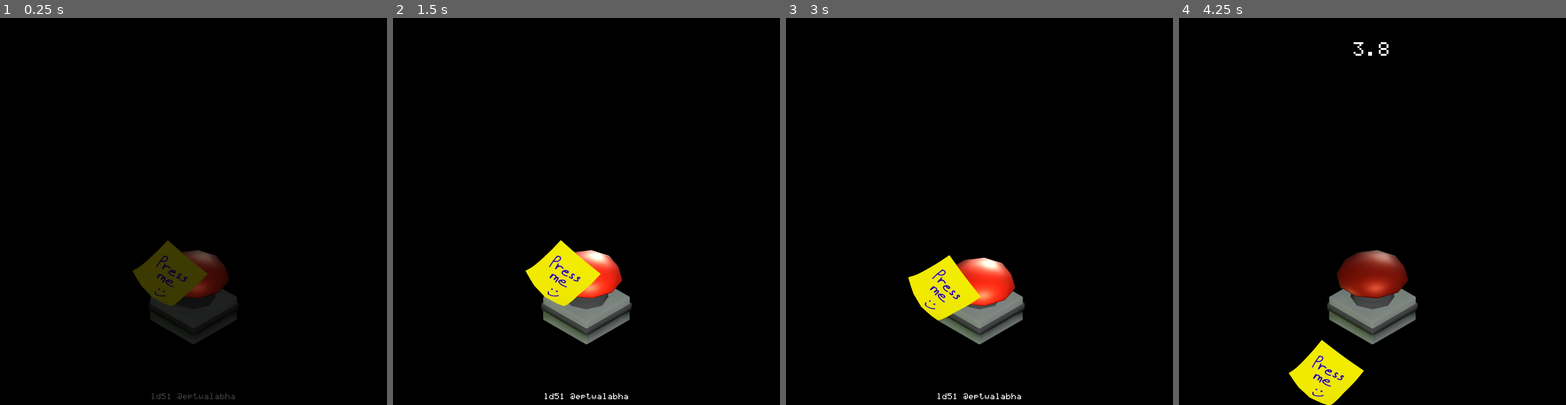
Above: before the commit, frames 1-4 (left to right).
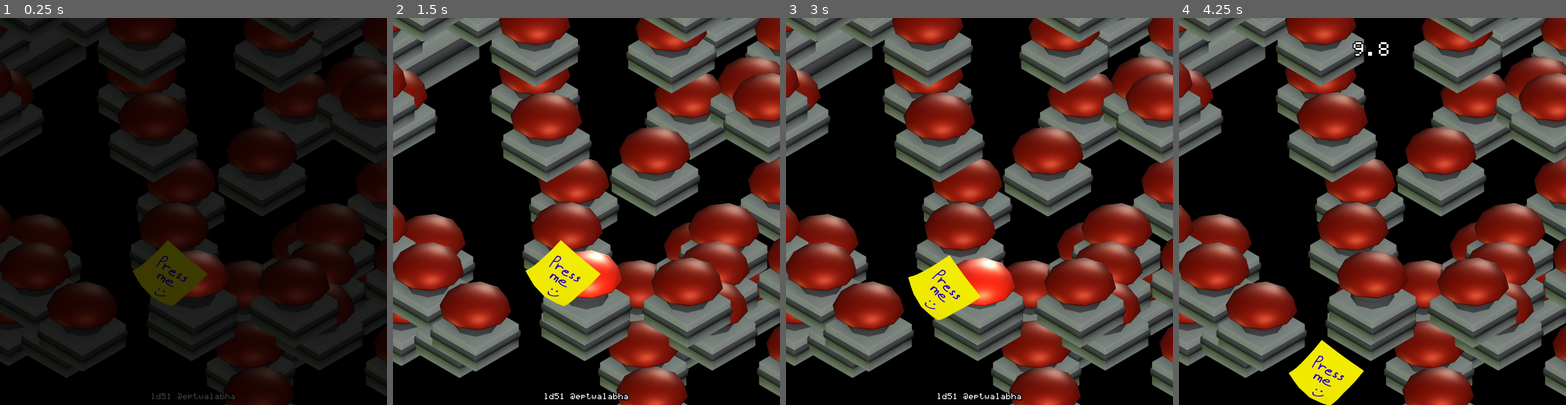
Above: after the commit, the same moments.

Repository: Eptwalabha/ld51
Game: Godot game, scene res://scenes/Game.tscn
Same seed, same stepped clock (60 frames per second), same inputs: the game is played once before the commit and once after it.
Inputs (mouse positions are in pixels of both pictures, inside the frame that each line leads up to):
- Up to frame 1 (0.25 s): no input
- Up to frame 2 (1.5 s): drag from (586, 308) to (625, 126) at 0.52 s; tap Enter at 1.25 s; drag from (586, 308) to (567, 288) at 1.27 s
- Up to frame 3 (3 s): tap Space at 2 s; move the mouse to (1018, 126) at 2.02 s; press the mouse at (1018, 126) at 2.03 s; release the mouse at (1018, 126) at 2.75 s; tap Enter at 2.75 s; drag from (960, 288) to (863, 153) at 2.77 s
- Up to frame 4 (4.25 s): move the mouse to (1488, 269) at 3.52 s; press the mouse at (1488, 269) at 3.53 s

The runs differ from the first frame. In frame 1, 43% of the frame differs, in the area x 0-100%, y 0-100%; in frame 2, 61%; in frame 3, 62%; in frame 4, 62%.
Error after the commit: Attempt to call function 'stop' in base 'null instance' on a null instance. (res://scenes/Game.gd:130)

Commit message:
fix TOO_SOON light up too soon

Diff:
--- a/scenes/Game.gd
+++ b/scenes/Game.gd
@@ -16,6 +16,7 @@
 onready var fade : Fade = $"%Fade"
 onready var eptwalabha : Label = $"%Eptwalabha"
 onready var powerArea : PowerArea = $BG/PowerArea
+onready var timer : Timer = $Timer
 
 export(Curve) var shrink_curve
 export(float) var duration : float = 10.0
@@ -24,9 +25,9 @@
 enum LEVEL {
 	NOTHING,
 	INTRO,
+#	FALLING_OBJECT,
+
 	TP_RANDOM,
-	FALLING_OBJECT,
-
 	INTRO2,
 	RANDOM_SHRINK_BOUNCE,
 	RANDOM_BOUNCE,
@@ -94,7 +95,7 @@
 	buzzer.global_position = next_position
 
 func start_random_timer() -> void:
-	$Random.start(randf() * 1.5 + .5)
+	timer.start(randf() * 1.5 + .5)
 
 func update_count_down() -> void:
 	if remaining <= 0.0 or game_over:
@@ -144,7 +145,7 @@
 		LEVEL.IN_THE_DARK:
 			buzzer.in_the_dark()
 		LEVEL.LIGHT_TOO_SOON:
-			$Timer.start(2.0)
+			timer.start(duration - 1.0)
 		LEVEL.NEED_POWER:
 			new_buzzer_position = Vector2(150, 650)
 			buzzer.display_led = true
@@ -250,6 +251,13 @@
 	match press_count:
 		LEVEL.LIGHT_TOO_SOON:
 			buzzer.turn_light(true)
+		LEVEL.RANDOM_BOUNCE, LEVEL.RANDOM_SHRINK_BOUNCE:
+			bouncing_direction = random_direction()
+			start_random_timer()
+		LEVEL.TP_RANDOM:
+			buzzer.global_position = random_position()
+			if remaining >= 1.0:
+				start_random_timer()
 
 func _on_Buzzer_hidden_in_the_dark() -> void:
 	match press_count:
@@ -267,13 +275,3 @@
 			fade.fade_out()
 		_:
 			next_level()
-
-func _on_Random_timeout() -> void:
-	match press_count:
-		LEVEL.RANDOM_BOUNCE, LEVEL.RANDOM_SHRINK_BOUNCE:
-			bouncing_direction = random_direction()
-			start_random_timer()
-		LEVEL.TP_RANDOM:
-			buzzer.global_position = random_position()
-			if remaining >= 1.0:
-				start_random_timer()
--- a/scenes/Game.tscn
+++ b/scenes/Game.tscn
@@ -89,7 +89,6 @@
 [node name="Game" type="Node2D"]
 script = ExtResource( 1 )
 shrink_curve = SubResource( 4 )
-duration = 4.0
 
 [node name="ColorRect" type="ColorRect" parent="."]
 margin_left = -38.0
@@ -228,8 +227,6 @@
 shape = SubResource( 3 )
 
 [node name="Timer" type="Timer" parent="."]
-
-[node name="Random" type="Timer" parent="."]
 one_shot = true
 
 [connection signal="entered" from="BG/PowerArea" to="." method="_on_PowerArea_entered"]
@@ -243,4 +240,3 @@
 [connection signal="finished" from="CanvasLayer/Control/Fade" to="." method="_on_Fade_finished"]
 [connection signal="animation_finished" from="AnimationPlayer" to="." method="_on_AnimationPlayer_animation_finished"]
 [connection signal="timeout" from="Timer" to="." method="_on_Timer_timeout"]
-[connection signal="timeout" from="Random" to="." method="_on_Random_timeout"]
